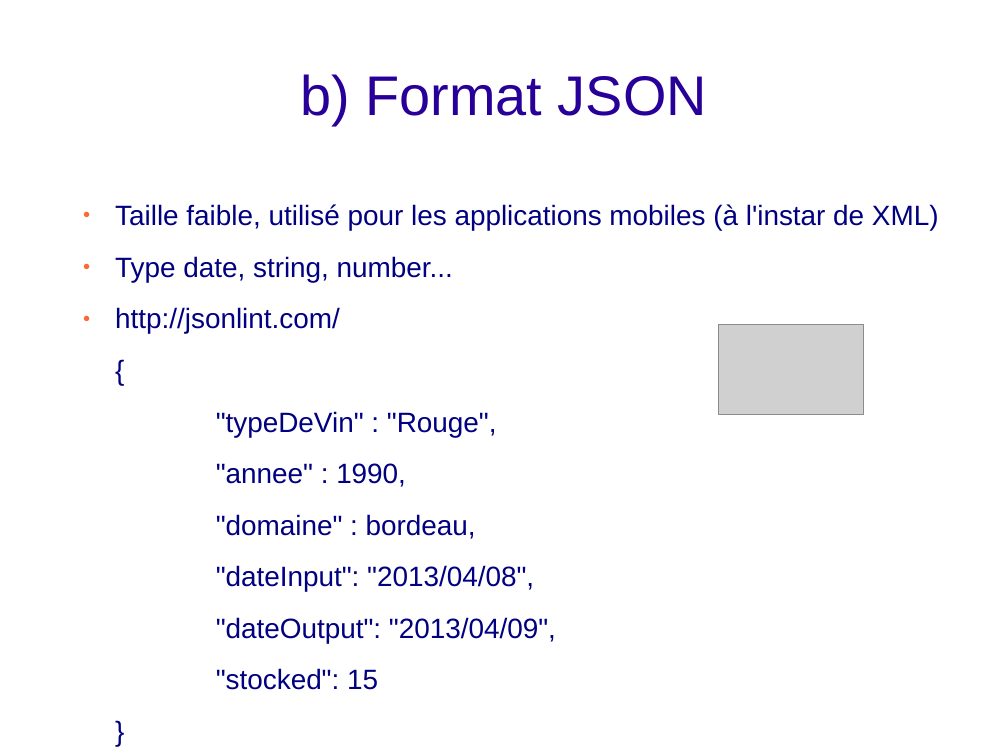
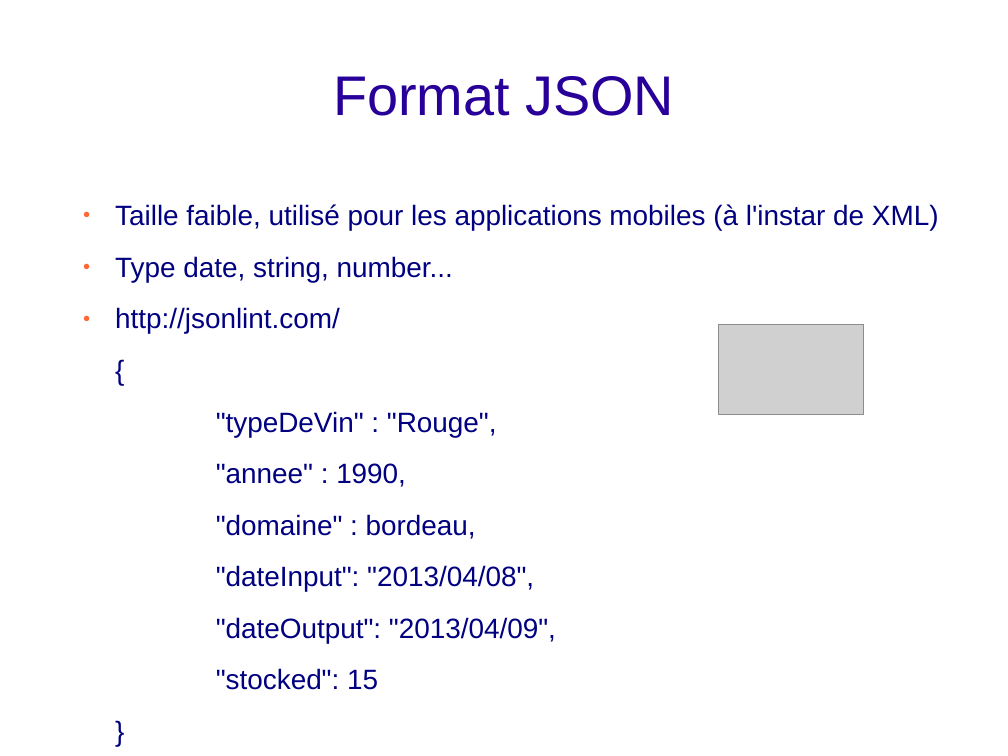
Before and after one commit to bigoud/e-cave, a slide deck: slide 12 of Presentation.odp (slide 11 before the commit). Drawn at 1008x756 pixels with LibreOffice and Linux fonts; fonts in the diff are those of the drawing; grey boxes stand for pictures; background and template pictures are left out. Boxes give left, top, right and bottom in pixels: in the first picture for what was removed or moved away, otherwise in the second. Text is boxed around its words. In the diff, an @@ line names an element or a change of style, - is before the commit and + after.

```diff
--- a/Presentation.odp
+++ b/Presentation.odp
@@ title at (333,76,674,116): text changed @@
-b) Format JSON
+Format JSON
```
Also in this commit, not shown: 11 other slides changed, 1 slide added, 1 other file.
